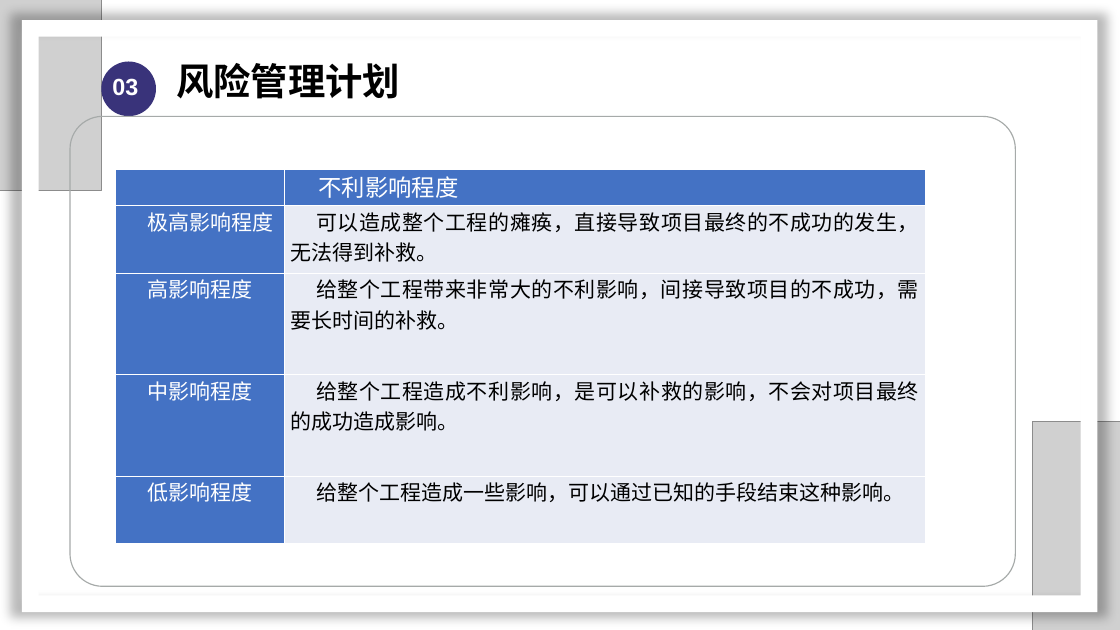
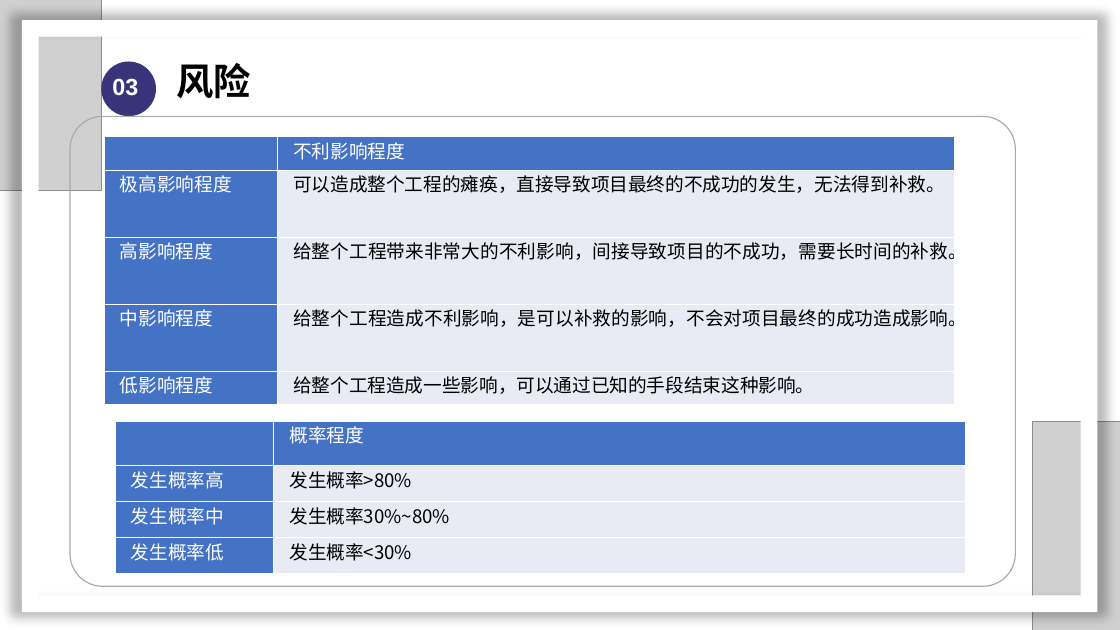
Before and after one commit to SarielX98/PRD2018G14, a slide deck: slide 38 of 受控文档/PPT/PRD2018-G14-软件需求工程审核PPT.pptx (slide 43 before the commit). Drawn at 1120x630 pixels with LibreOffice and Linux fonts; fonts in the diff are those of the drawing; grey boxes stand for pictures; background and template pictures are left out. Boxes give left, top, right and bottom in pixels: in the first picture for what was removed or moved away, otherwise in the second. Text is boxed around its words. In the diff, an @@ line names an element or a change of style, - is before the commit and + after.

```diff
--- a/受控文档/PPT/PRD2018-G14-软件需求工程审核PPT.pptx
+++ b/受控文档/PPT/PRD2018-G14-软件需求工程审核PPT.pptx
@@ text at [176, 63, 251, 99]: text changed @@
-风险管理计划
+风险
@@ table at [104, 137, 954, 405] @@
@@ size 20 to 16 pt in "不利影响程度" @@
@@ size 18 to 16 pt @@
@@ indent changed @@
@@ table: place and size @@
-table at [115, 169, 925, 544]
+table at [104, 137, 954, 405]
@@ table added at [115, 421, 966, 573], 4 rows, 2 columns @@
+ | 概率程度
+发生概率高 | 发生概率>80%
+发生概率中 | 发生概率30%~80%
+发生概率低 | 发生概率<30%
```
Also in this commit, not shown: 20 other slides changed, 12 slides added, 22 slides removed.
